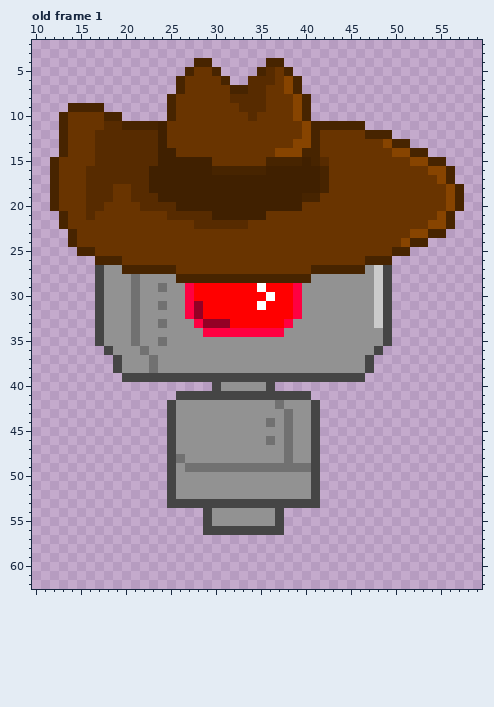
One commit to this pixel-art file: img/roboto.ase. The picture above was drawn from the file before the commit.
64x64 pixels, 1 frame. Colours within 5 levels of each other are drawn and written as one. Shown: old frame 1: x 10..59, y 2..62. The commit also changed other frames, which this record leaves out.
And afterwards:
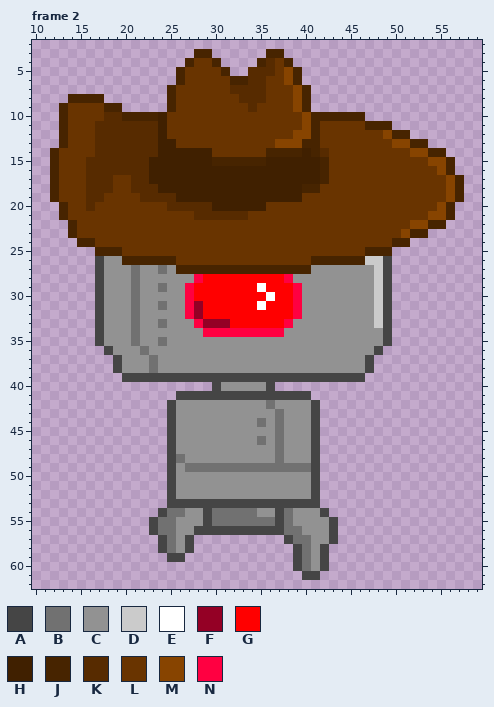
Palette (. is transparent): A #454545  B #717171  C #929292  D #cbcbcb  E #ffffff  F #940025  G #ff0000  H #402000  J #472400  K #572b00  L #693400  M #874400  N #ff0041
A new or re-ordered frame is compared with the old frame closest to it.
From old to new:
frames 1 -> 6
layer "Layer 4" added
--- frame 2 is new; against old frame 1, layers "Layer 4", "Layer 2", "Layer 1"
@@ x 10..59 @@
  2 ..................................................
- 3 ..................................................
- 4 ..................JJ......JJ......................
- 5 .................JLLJ....JKLJ.....................
- 6 ................JLLLLJ..KKKLMJ....................
- 7 ................JLLLLLJJKKLLMJ....................
- 8 ...............JLLLLLLKKKKLLLMJ...................
- 9 ....JJJJ.......JLLLLLLLKKKLLLMJ...................
-10 ...JLLLLJJ.....JLLLLLLLLKLLLLMJ...................
-11 ...JLLLLKKJJJJHLLLLLLLLLLLLLLLMJJJJJJ.............
-12 ...JLLLKKKKKKKHLLLLLLLLLLLLLLLMJLLLLLJJJ..........
-13 ...JLLLKKKKKKKHLLLLLLLLLLLLLLMMJLLLLLLLMJJ........
-14 ...JLLLKKKKKKKHHLLLLLLLLLLLMMMJJLLLLLLLLMMJJ......
-15 ..JLLLLKKKKKKKHHHHHHLLLLLLJJJJHJKLLLLLLLLLMMJJ....
-16 ..JLLLKKKKKKKHHHHHHHJJJJJJHHHHHHJLLLLLLLLLLLMMJ...
-17 ..JLLLKKKKKKKHHHHHHHHHHHHHHHHHHHJLLLLLLLLLLLLMJ...
-18 ..JLLLKKKLLKKHHHHHHHHHHHHHHHHHHHJLLLLLLLLLLLLLMJ..
-19 ..JLLLKKKLLKKKHHHHHHHHHHHHHHHHJJLLLLLLLLLLLLLLMJ..
-20 ..JLLLKKLLLLKKKKHHHHHHHHHHHHHHLLLLLLLLLLLLLLLLMJ..
-21 ...JLLKLLLLLLLLKKKKKHHHHHHLLLLLLLLLLLLLLLLLLLMJ...
-22 ...JLLLLLLLLLLLLLLKKKKKKLLLLLLLLLLLLLLLLLLLLMMJ...
-23 ....JLLLLLLLLLLLLLLLLLLLLLLLLLLLLLLLLLLLLLMMJJ....
-24 ....JLLLLLLLLLLLLLLLLLLLLLLLLLLLLLLLLLLLLMJJ......
-25 .....JJLLLLLLLLLLLLLLLLLLLLLLLLLLLLLLLLLJJ........
-26 .......JJJLLLLLLLLLLLLLLLLLLLLLLLLLLLJJJ..........
-27 .......ACCJJJJJJLLLLLLLLLLLLLLLJJJJJJCDA..........
-28 .......ACCCBCCCCJJJJJJJJJJJJJJJCCCCCCCDA..........
+ 3 ..................JJ......JJ......................
+ 4 .................JLLJ....JKLJ.....................
+ 5 ................JLLLLJ..KKKLMJ....................
+ 6 ................JLLLLLJJKKLLMJ....................
+ 7 ...............JLLLLLLKKKKLLLMJ...................
+ 8 ....JJJJ.......JLLLLLLLKKKLLLMJ...................
+ 9 ...JLLLLJJ.....JLLLLLLLLKLLLLMJ...................
+10 ...JLLLLKKJJJJHLLLLLLLLLLLLLLLMJJJJJJ.............
+11 ...JLLLKKKKKKKHLLLLLLLLLLLLLLLMJLLLLLJJJ..........
+12 ...JLLLKKKKKKKHLLLLLLLLLLLLLLMMJLLLLLLLMJJ........
+13 ...JLLLKKKKKKKHHLLLLLLLLLLLMMMJJLLLLLLLLMMJJ......
+14 ..JLLLLKKKKKKKHHHHHHLLLLLLJJJJHJKLLLLLLLLLMMJJ....
+15 ..JLLLKKKKKKKHHHHHHHJJJJJJHHHHHHJLLLLLLLLLLLMMJ...
+16 ..JLLLKKKKKKKHHHHHHHHHHHHHHHHHHHJLLLLLLLLLLLLMJ...
+17 ..JLLLKKKLLKKHHHHHHHHHHHHHHHHHHHJLLLLLLLLLLLLLMJ..
+18 ..JLLLKKKLLKKKHHHHHHHHHHHHHHHHJJLLLLLLLLLLLLLLMJ..
+19 ..JLLLKKLLLLKKKKHHHHHHHHHHHHHHLLLLLLLLLLLLLLLLMJ..
+20 ...JLLKLLLLLLLLKKKKKHHHHHHLLLLLLLLLLLLLLLLLLLMJ...
+21 ...JLLLLLLLLLLLLLLKKKKKKLLLLLLLLLLLLLLLLLLLLMMJ...
+22 ....JLLLLLLLLLLLLLLLLLLLLLLLLLLLLLLLLLLLLLMMJJ....
+23 ....JLLLLLLLLLLLLLLLLLLLLLLLLLLLLLLLLLLLLMJJ......
+24 .....JJLLLLLLLLLLLLLLLLLLLLLLLLLLLLLLLLLJJ........
+25 .......JJJLLLLLLLLLLLLLLLLLLLLLLLLLLLJJJ..........
+26 .......ACCJJJJJJLLLLLLLLLLLLLLLJJJJJJDDA..........
+27 .......ACCCBCCBCJJJJJJJJJJJJJJJCCCCCCCDA..........
+28 .......ACCCBCCCCCCNGGGGGGGGGNCCCCCCCCCDA..........
 29 .......ACCCBCCBCCNGGGGGGGEGGGNCCCCCCCCDA..........
@@ x 33..40 @@
 41 AAAAAAAA
-42 CCCCBCCC
-43 CCCCCBCC
-44 CCCBCBCC
-45 CCCCCBCC
-46 CCCBCBCC
-47 CCCCCBCC
-48 CCCCCBCC
+42 CCCBCCCC
+43 CCCCBCCC
+44 CCBCBCCC
+45 CCCCBCCC
+46 CCBCBCCC
+47 CCCCBCCC
+48 CCCCBCCC
 49 BBBBBBBB
@@ x 21..45 @@
 53 ....AAAAAAAAAAAAAAAAA....
-54 ........ACCCCCCCA........
-55 ........ACCCCCCCA........
-56 ........AAAAAAAAA........
-57 .........................
-58 .........................
-59 .........................
-60 .........................
-61 .........................
+54 ...ABBCCABBBBBCCABCCCA...
+55 ..ABBCCCABBBBBBBABCCCCA..
+56 ..ABBCCAAAAAAAAAABBCCCA..
+57 ...ABCA..........ABBCCA..
+58 ...ABCA...........ABCA...
+59 ....AA............ABCA...
+60 ..................ABCA...
+61 ...................AA....
 62 .........................
